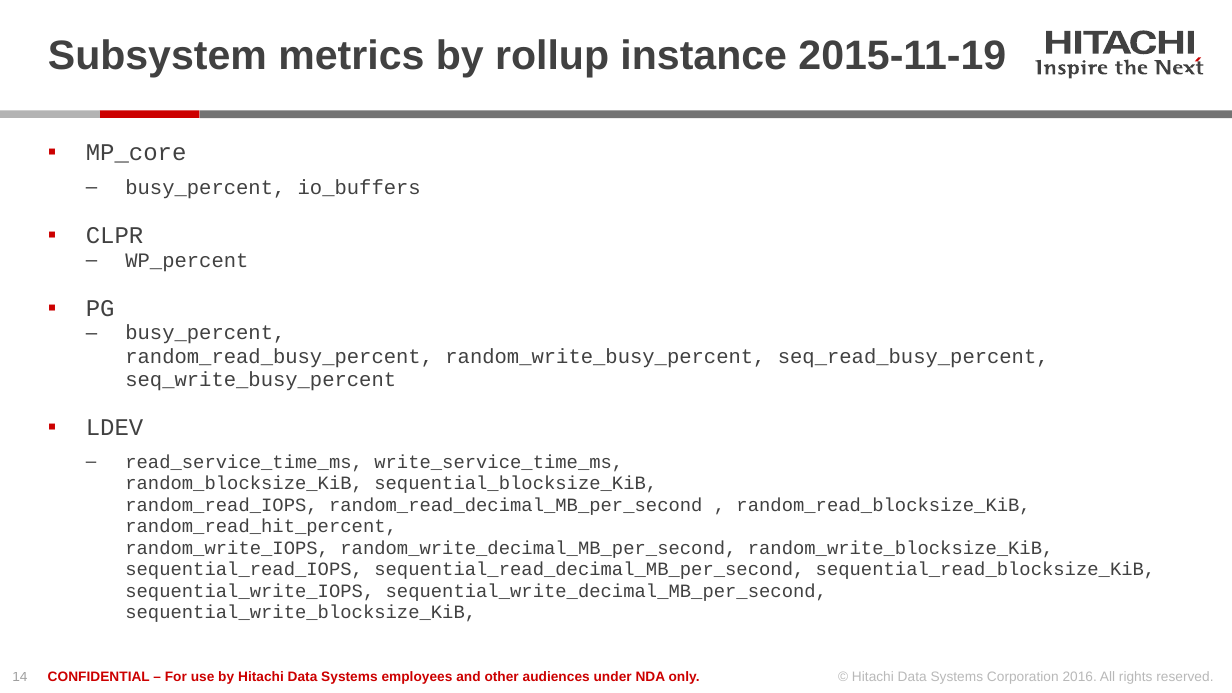
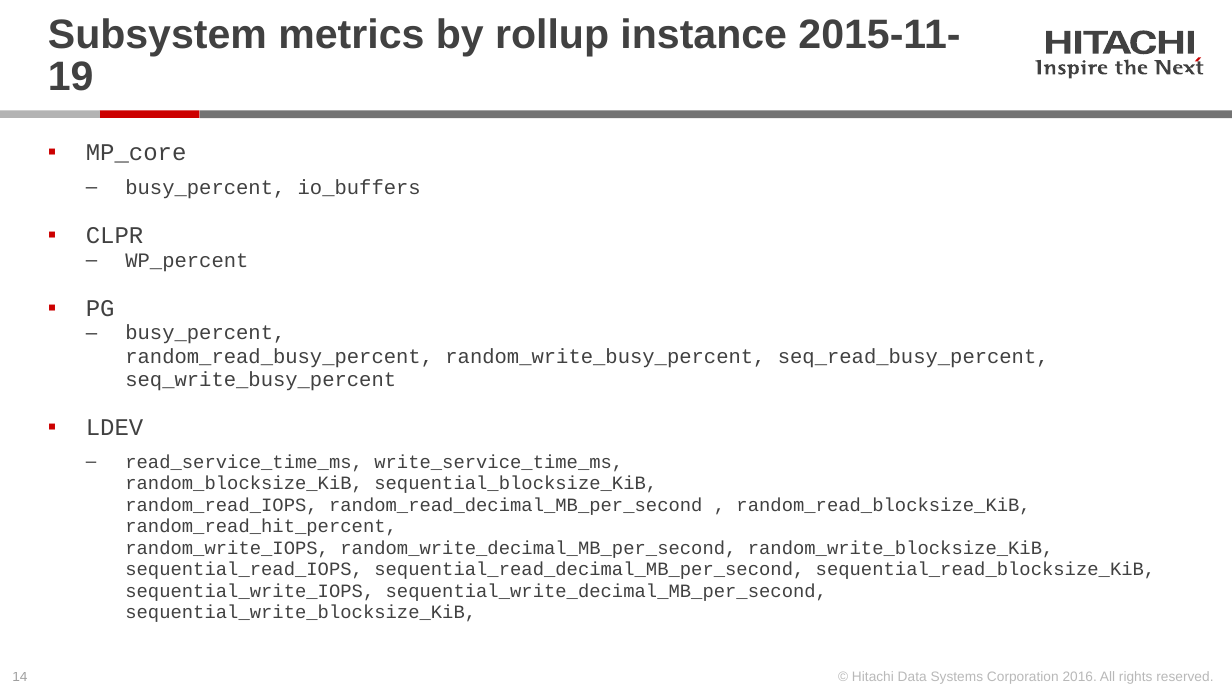
Before and after one commit to Hitachi-Data-Systems/ivy, a slide deck: slide 14 of doc/13.go_focus_metric.pptx. Drawn at 1232x693 pixels with LibreOffice and Linux fonts; fonts in the diff are those of the drawing. Boxes give left, top, right and bottom in pixels: in the first picture for what was removed or moved away, otherwise in the second. Text is boxed around its words. In the diff, an @@ line names an element or a change of style, - is before the commit and + after.

Commit message:
remove confidentiality footer on some slides

```diff
--- a/doc/13.go_focus_metric.pptx
+++ b/doc/13.go_focus_metric.pptx
@@ title "Subsystem metrics by rollup instance ..." rewrapped from [48, 39, 1006, 77] to [48, 18, 960, 91] @@
@@ text removed at [48, 671, 700, 684] @@
-CONFIDENTIAL – For use by Hitachi Data Systems employees and other audiences under NDA only.
```
Also in this commit, not shown: 9 other slides changed, 5 other files.
